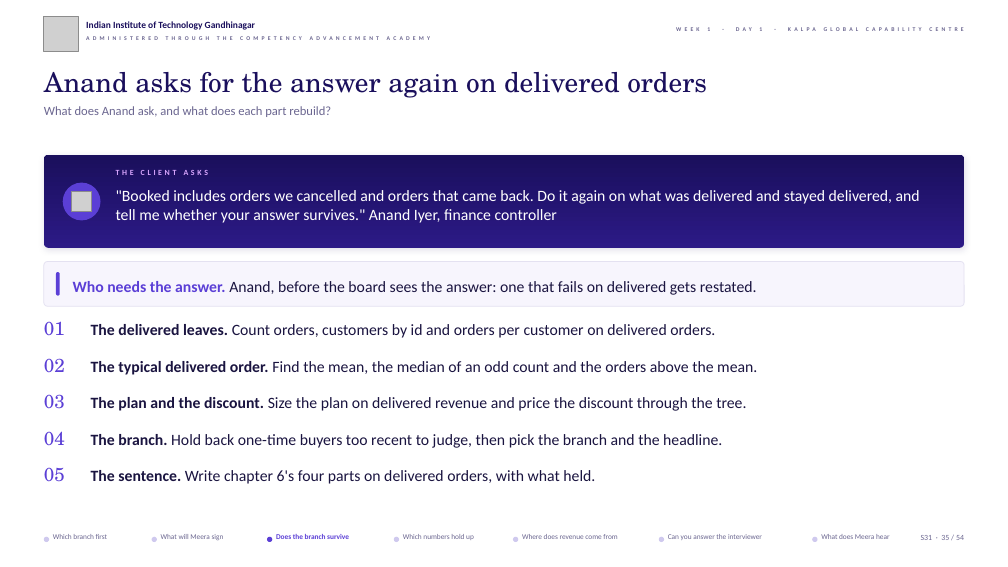
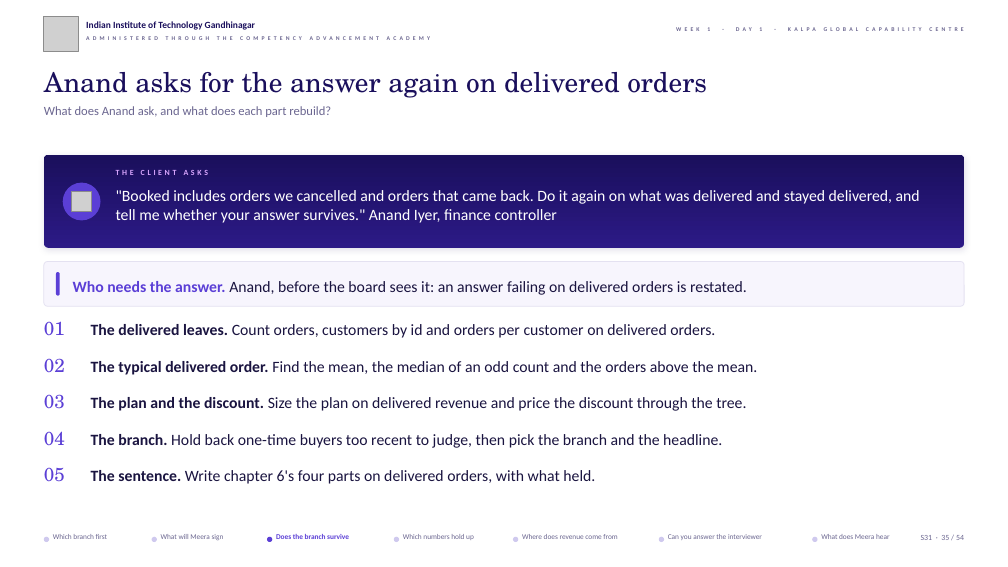
Before and after one commit to fde-academy-lab/c2-content-factory, a slide deck: slide 35 of content/W01/D1/slides/C2_W01_D01_half2_STUDENT.pptx. Drawn at 1008x567 pixels with LibreOffice and Linux fonts; fonts in the diff are those of the drawing; grey boxes stand for pictures; background and template pictures are left out. Boxes give left, top, right and bottom in pixels: in the first picture for what was removed or moved away, otherwise in the second. Text is boxed around its words. In the diff, an @@ line names an element or a change of style, - is before the commit and + after.

```diff
--- a/content/W01/D1/slides/C2_W01_D01_half2_STUDENT.pptx
+++ b/content/W01/D1/slides/C2_W01_D01_half2_STUDENT.pptx
@@ text at <box>73,281,747,295</box>: text changed @@
-Who needs the answer. Anand, before the board sees the answer: one that fails on delivered gets restated.
+Who needs the answer. Anand, before the board sees it: an answer failing on delivered orders is restated.
```
Also in this commit, not shown: 1 other slide changed, 3 other files.
